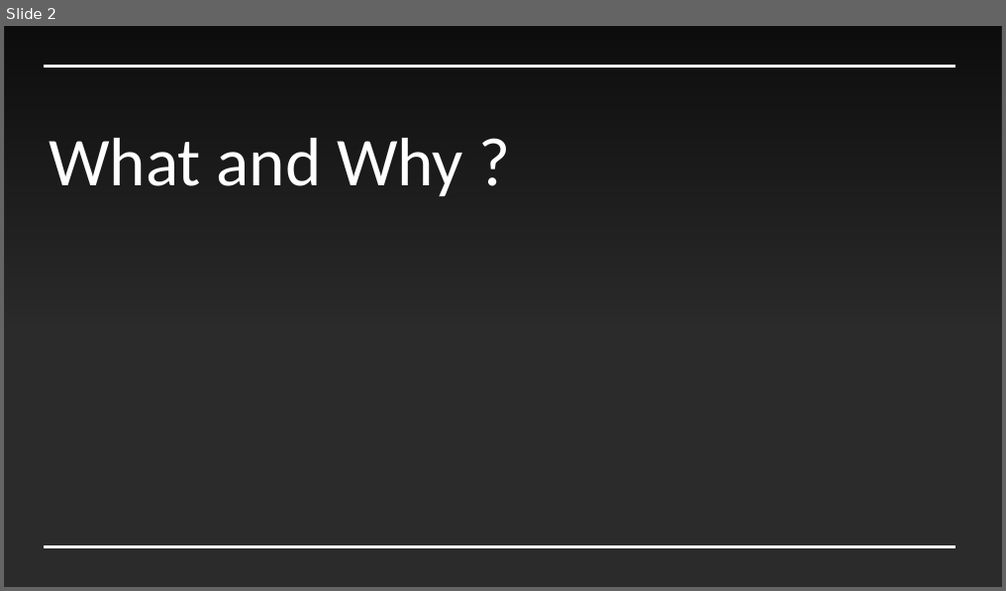
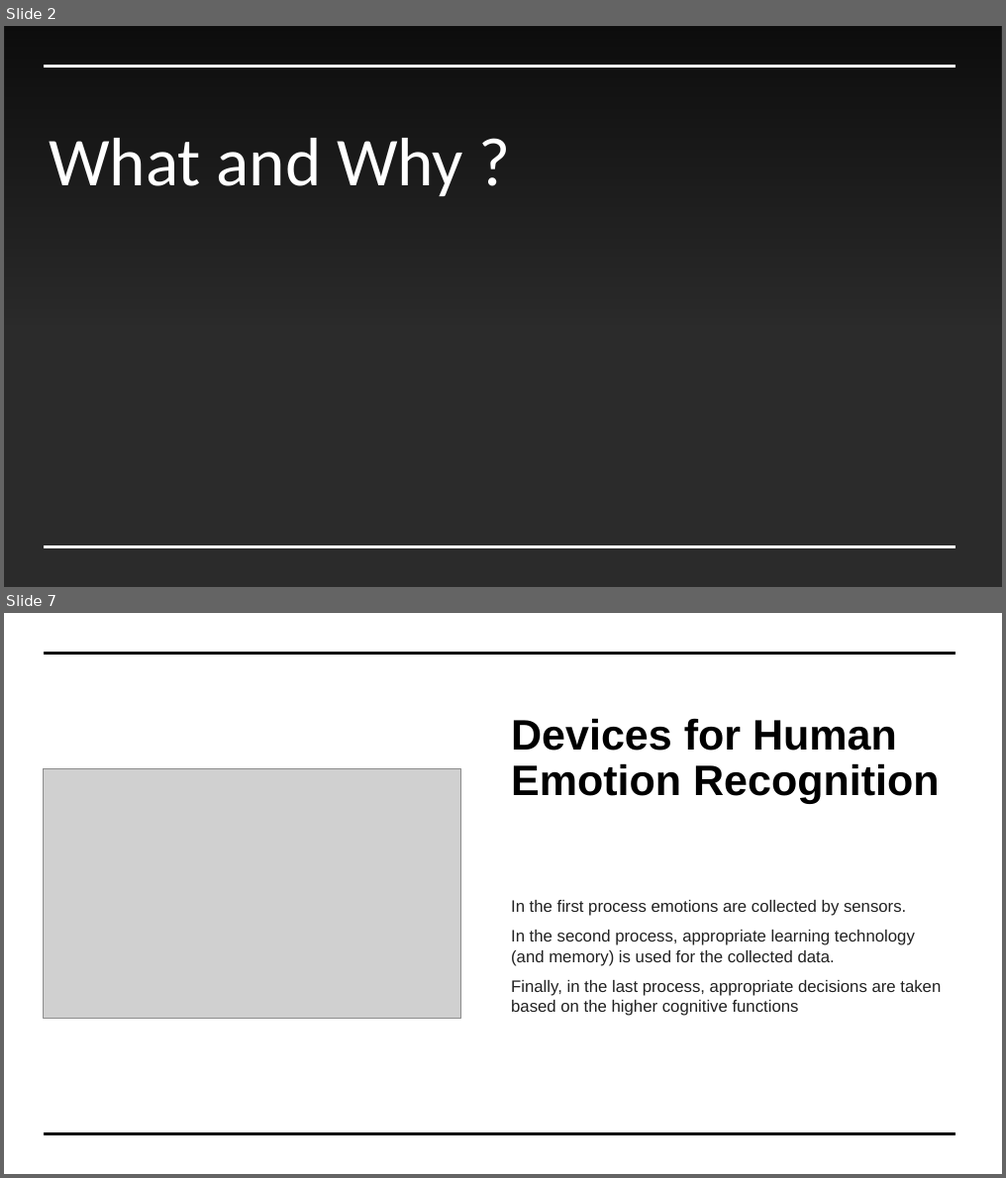
Before and after one commit to nguyencong1227/emotion_regconition, a slide deck: Emotion Recognition.pptx. Shown one above the other, each under a label of ours: slide 2 before the commit, slides 2 and 7 after it; the slides between them are not shown. The pictures are 1006x591 and 1006x1178 pixels, drawn with LibreOffice and Linux fonts; fonts in the diff are those of the drawing; grey boxes stand for pictures; background and template pictures are left out; a plain dark background stands for a picture behind light text. Boxes give left, top, right and bottom in pixels: in the first picture for what was removed or moved away, otherwise in the second. Text is boxed around its words. In the diff, an @@ line names an element or a change of style, - is before the commit and + after.

```diff
--- a/Emotion Recognition.pptx
+++ b/Emotion Recognition.pptx
@@ slide 7 added at bbox=[4, 613, 1002, 1174], background #FFFFFF @@
@@ line added from (44, 654) to (956, 654), #000000 2.25 pt @@
@@ title added at bbox=[511, 718, 939, 804], 41 pt, text #000000, bold @@
+Devices for Human Emotion Recognition
@@ picture added at bbox=[44, 768, 461, 1019] @@
@@ text added at bbox=[511, 900, 941, 1016], 16 pt, text #222222 @@
+In the first process emotions are collected by sensors.
+In the second process, appropriate learning technology (and memory) is used for the collected data.
+Finally, in the last process, appropriate decisions are taken based on the higher cognitive functions
@@ line added from (44, 1134) to (956, 1134), #000000 2.25 pt @@
```
Also in this commit, not shown: 6 other slides added, 1 slide removed, 3 other files.
